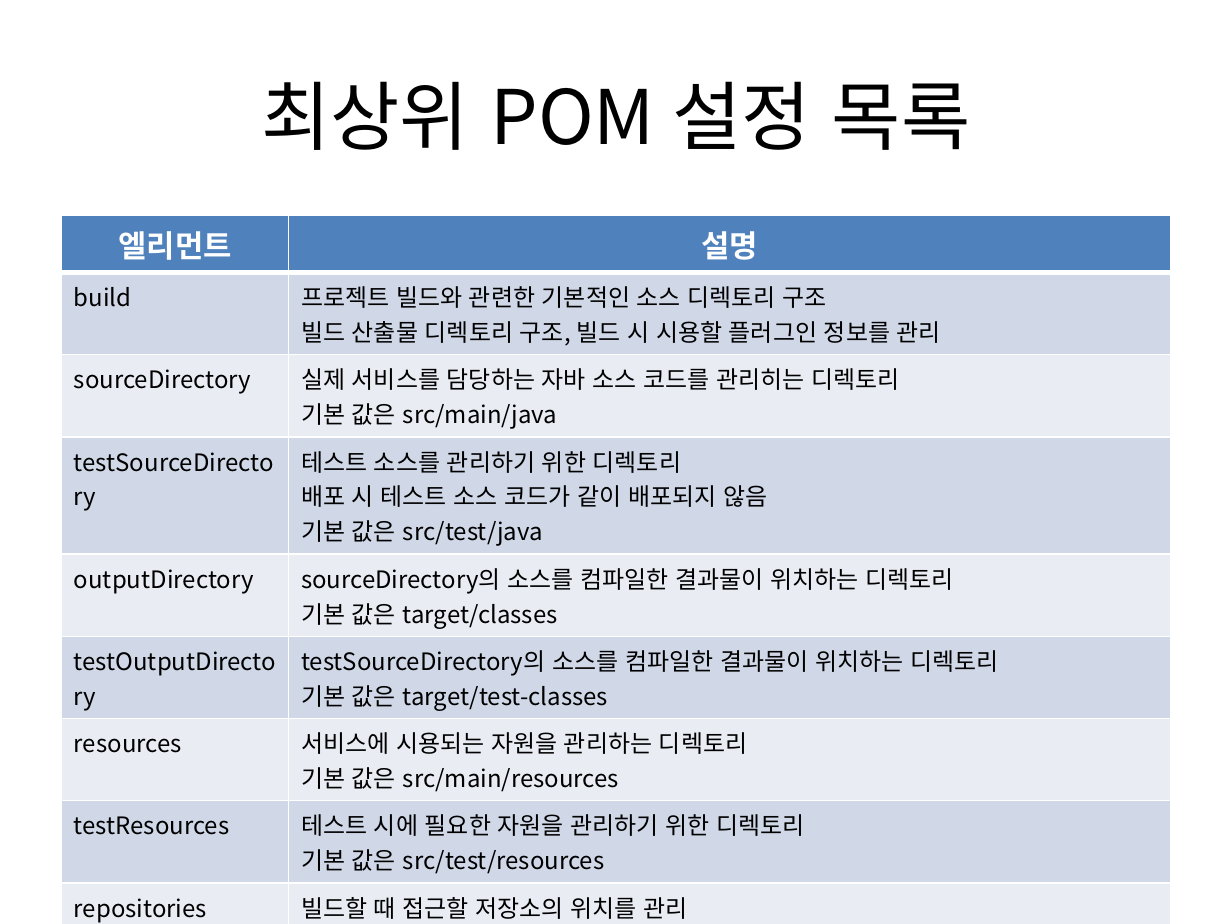
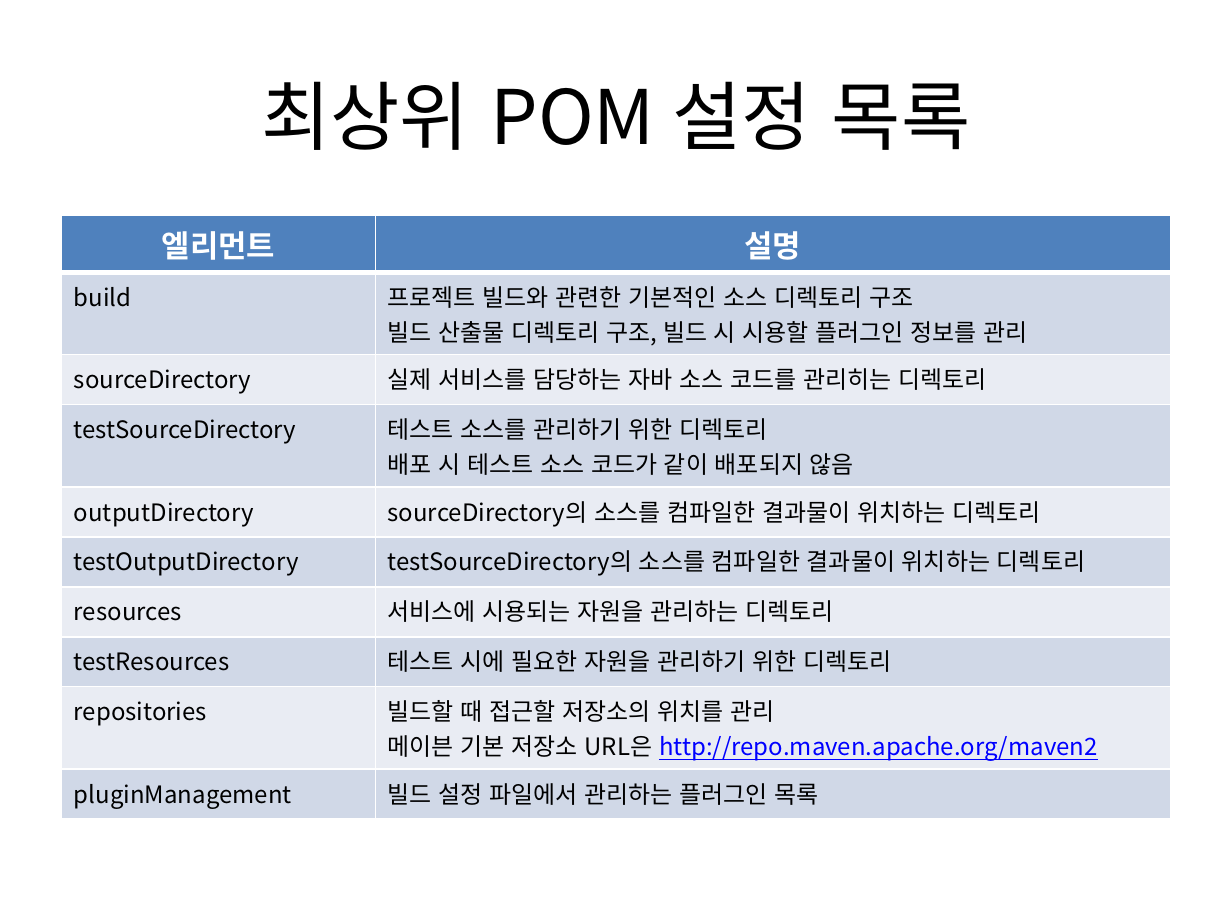
Before and after one commit to ibluebelt/osd_maven, a slide deck: slide 18 of 자바세상의 빌드를 이끄는 메이븐_1~5장.pptx (slide 17 before the commit). Drawn at 1232x924 pixels with LibreOffice and Linux fonts; fonts in the diff are those of the drawing. Boxes give left, top, right and bottom in pixels: in the first picture for what was removed or moved away, otherwise in the second. Text is boxed around its words. In the diff, an @@ line names an element or a change of style, - is before the commit and + after.

```diff
--- a/자바세상의 빌드를 이끄는 메이븐_1~5장.pptx
+++ b/자바세상의 빌드를 이끄는 메이븐_1~5장.pptx
@@ table at <box>62,216,1170,813</box> @@
-row 3, column 2: 실제 서비스를 담당하는 자바 소스 코드를 관리히는 디렉토리 / 기본 값은 src/main/java
+row 3, column 2: 실제 서비스를 담당하는 자바 소스 코드를 관리히는 디렉토리
-row 4, column 2: 테스트 소스를 관리하기 위한 디렉토리 / 배포 시 테스트 소스 코드가 같이 배포되지 않음 / 기본 값은 src/test/java
+row 4, column 2: 테스트 소스를 관리하기 위한 디렉토리 / 배포 시 테스트 소스 코드가 같이 배포되지 않음
-row 5, column 2: sourceDirectory의 소스를 컴파일한 결과물이 위치하는 디렉토리 / 기본 값은 target/classes
+row 5, column 2: sourceDirectory의 소스를 컴파일한 결과물이 위치하는 디렉토리
-row 6, column 2: testSourceDirectory의 소스를 컴파일한 결과물이 위치하는 디렉토리 / 기본 값은 target/test-classes
+row 6, column 2: testSourceDirectory의 소스를 컴파일한 결과물이 위치하는 디렉토리
-row 7, column 2: 서비스에 시용되는 자원을 관리하는 디렉토리 / 기본 값은 src/main/resources
+row 7, column 2: 서비스에 시용되는 자원을 관리하는 디렉토리
-row 8, column 2: 테스트 시에 필요한 자원을 관리하기 위한 디렉토리 / 기본 값은 src/test/resources
+row 8, column 2: 테스트 시에 필요한 자원을 관리하기 위한 디렉토리
@@ text colour #000000 to #0000FF, underline on in "http://repo.maven.apache.org/maven2" @@
```
Also in this commit, not shown: 9 other slides changed, 15 slides added, 13 slides removed, 6 other files.
